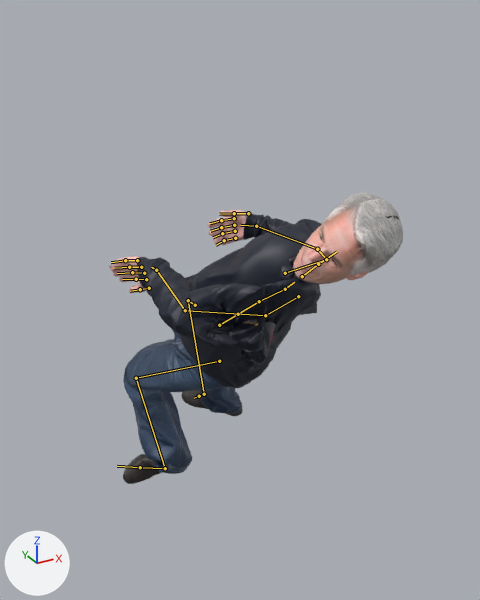
What one commit did to the glTF model Projects/StrongestInHistoryVsToday/res/Models/Characters/Boss/sih_boss.gltf.
The view is the same before and after, from a 50 mm camera at (-0.911, -1.813, 1.701) aimed at (0.086, -0.001, 0.795). Arrows for +X, +Y and +Z are at lower left; the lights stay in place. The first picture is the older version. Both versions are drawn at frame 30 of the action 'Knock_Flight'; the numbers are the values there. The bones that change, and the others that lie on the model, are drawn over the model as lines.

Names of what the first picture shows: 'sih_boss', 'sih_boss_head'.
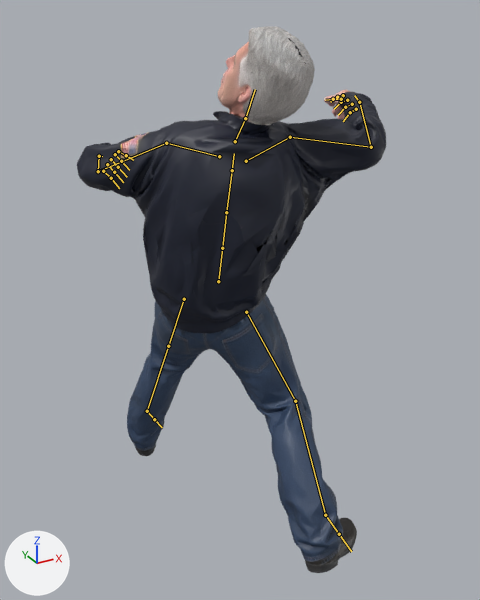
Where the change shows, as pixel boxes (x1, y1, x2, y2) in the pictures (480 x 600 px):
'sih_boss', posed: before (109, 210, 322, 484); after (77, 90, 386, 573)
'sih_boss_head', posed: before (293, 193, 403, 284); after (216, 26, 315, 131)
bone 'Hips', root to tip: before (219, 325) to (238, 314); after (218, 281) to (222, 248)
bone 'Spine', root to tip: before (259, 301) to (285, 289); after (226, 212) to (232, 170)
bone 'Chest', root to tip: before (285, 289) to (294, 282); after (232, 170) to (234, 153)
bone 'Neck', root to tip: before (302, 276) to (318, 264); after (235, 141) to (245, 118)
bone 'Head', root to tip: before (318, 264) to (337, 251); after (245, 118) to (255, 89)
bone 'Shoulder_L', root to tip: before (298, 296) to (265, 315); after (219, 156) to (166, 143)
bone 'UpperArm_L', root to tip: before (265, 315) to (185, 310); after (166, 143) to (98, 171)
bone 'LowerArm_L', root to tip: before (185, 310) to (156, 270); after (98, 171) to (99, 156)
bone 'Hand_L', root to tip: before (156, 270) to (151, 267); after (99, 156) to (102, 156)
bone 'Shoulder_R', root to tip: before (285, 273) to (326, 259); after (246, 161) to (290, 137)
bone 'UpperArm_R', root to tip: before (326, 259) to (317, 249); after (290, 137) to (371, 147)
bone 'LowerArm_R', root to tip: before (317, 249) to (256, 226); after (371, 147) to (359, 102)
bone 'Hand_R', root to tip: before (256, 226) to (240, 225); after (359, 102) to (354, 95)
bone 'Thigh_L', root to tip: before (219, 361) to (136, 378); after (184, 299) to (168, 346)
bone 'Shin_L', root to tip: before (136, 378) to (165, 468); after (168, 346) to (147, 411)
bone 'Foot_L', root to tip: before (165, 468) to (140, 467); after (147, 411) to (154, 419)
bone 'Thigh_R', root to tip: before (195, 305) to (188, 300); after (246, 312) to (295, 401)
bone 'Shin_R', root to tip: before (188, 300) to (204, 394); after (295, 401) to (325, 515)
bone 'Foot_R', root to tip: before (204, 394) to (199, 396); after (325, 515) to (339, 534)

The change in detail:
Bone 'Hips' (bone_hips) moves from (0.0, -0.291, -0.011) to (0.0, -0.132, -0.005).
Bone 'Hips' (bone_hips) turns from (-105, 39, -100) to (-13, -39, 9) degrees about its own x, y and z.
Bone 'Spine' (bone_spine) turns from (-2, 0, -3) to (10, 5, 0) degrees about its own x, y and z.
Bone 'Chest' (bone_chest) turns from (0, 0, 8) to (10, 4, -1) degrees about its own x, y and z.
Bone 'Neck' (bone_neck) turns from (0, 0, 0) to (-31, 30, 2) degrees about its own x, y and z.
Bone 'Head' (bone_head) turns from (0, 0, 0) to (-12, 32, -10) degrees about its own x, y and z.
Bone 'Shoulder_L' (bone_shoulder_l) turns from (127, 78, 42) to (8, 0, -7) degrees about its own x, y and z.
Bone 'UpperArm_L' (bone_upperarm_l) turns from (78, -30, 97) to (32, -35, -2) degrees about its own x, y and z.
Bone 'LowerArm_L' (bone_lowerarm_l) turns from (-29, 15, 34) to (33, -3, -39) degrees about its own x, y and z.
Bone 'Hand_L' (bone_hand_l) turns from (16, 3, -15) to (-12, -6, -8) degrees about its own x, y and z.
Bone 'Shoulder_R' (bone_shoulder_r) turns from (23, 76, -55) to (33, -7, 31) degrees about its own x, y and z.
Bone 'UpperArm_R' (bone_upperarm_r) turns from (-35, 6, -40) to (-64, 72, -96) degrees about its own x, y and z.
Bone 'LowerArm_R' (bone_lowerarm_r) turns from (-27, 21, 67) to (52, -7, 61) degrees about its own x, y and z.
Bone 'Hand_R' (bone_hand_r) turns from (-20, -4, 1) to (-9, 6, 7) degrees about its own x, y and z.
Bone 'Thigh_L' (bone_thigh_l) turns from (-24, -7, 20) to (-22, -18, -2) degrees about its own x, y and z.
Bone 'Shin_L' (bone_shin_l) turns from (6, 2, -86) to (18, 14, 0) degrees about its own x, y and z.
Bone 'Foot_L' (bone_foot_l) turns from (-6, -25, 98) to (-2, -8, 22) degrees about its own x, y and z.
Bone 'Thigh_R' (bone_thigh_r) turns from (32, 7, 6) to (11, 10, 29) degrees about its own x, y and z.
Bone 'Shin_R' (bone_shin_r) turns from (-5, -12, -87) to (35, -11, 2) degrees about its own x, y and z.
Bone 'Foot_R' (bone_foot_r) turns from (22, -32, 55) to (-29, 6, -10) degrees about its own x, y and z.
